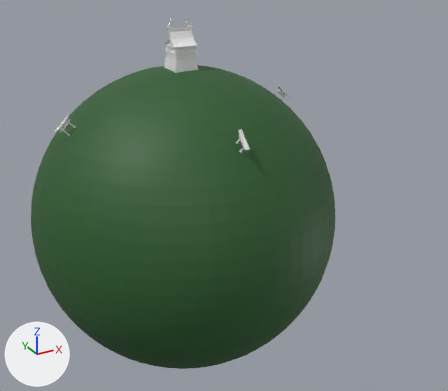
An edit to the Blender file models/blender/battle_planet.blend, drawn before and after from the same camera.
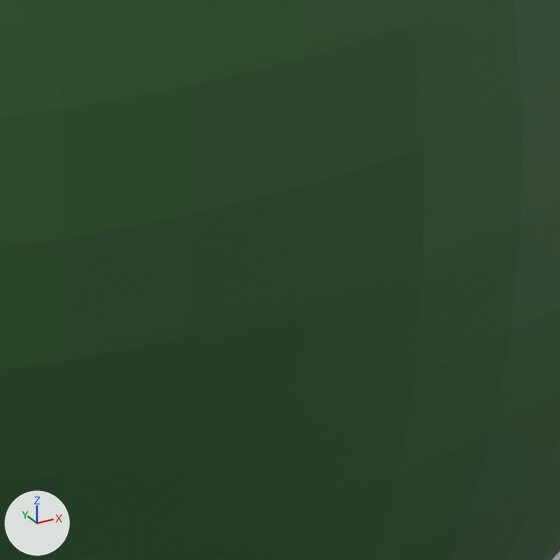
The first picture shows the older version from a 50 mm lens placed at (-254.0, -547.0, 287.0), pointed at (39.0, -15.0, 20.0). The close-ups show both versions on the part from 50% to 66% of the width and 62% to 81% of the height of that picture; other places that the commit changed are outside them. The lights are fixed; the arrows at lower left show +X, +Y and +Z.
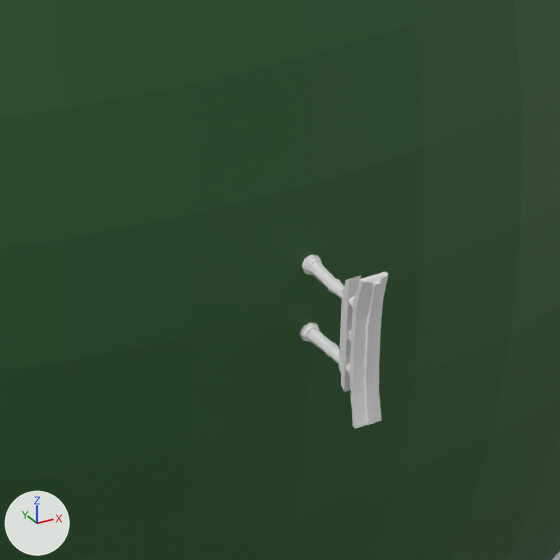
Edits to the bpy script that builds the scene:
```text
Add mat_default_obj_014:
    mat_default_obj_014 = principled_material('Default OBJ.014')
    mat_default_obj_014.base_color = (0.8, 0.8, 0.8)  # white #e7e7e7
Add me_sm_env_archway_01_011:
    me_sm_env_archway_01_011.from_pydata(...)  # 364 vertices, 352 faces; spans x -3.26..3.26, y 0.0..4.79, z -0.59..0.59
    me_sm_env_archway_01_011.materials.append(mat_default_obj_014)  # its picture is missing
Add ob_sm_env_archway_01_011:
    ob_sm_env_archway_01_011 = bpy.data.objects.new('SM_Env_Archway_01.011', me_sm_env_archway_01_011)
    ob_sm_env_archway_01_011.location = (-0.5, -157.4, 0.8)
    ob_sm_env_archway_01_011.rotation_euler = (3.142, 4.722, 0.0)  # degrees (180, 271, 0)
    ob_sm_env_archway_01_011.scale = (2.97, 2.97, 2.97)
```

What differs and where, as boxes [x1, y1, x2, y2] in the close-ups (560 x 560 px):
'SM_Env_Archway_01.011', added
    after: [299, 255, 388, 428]
